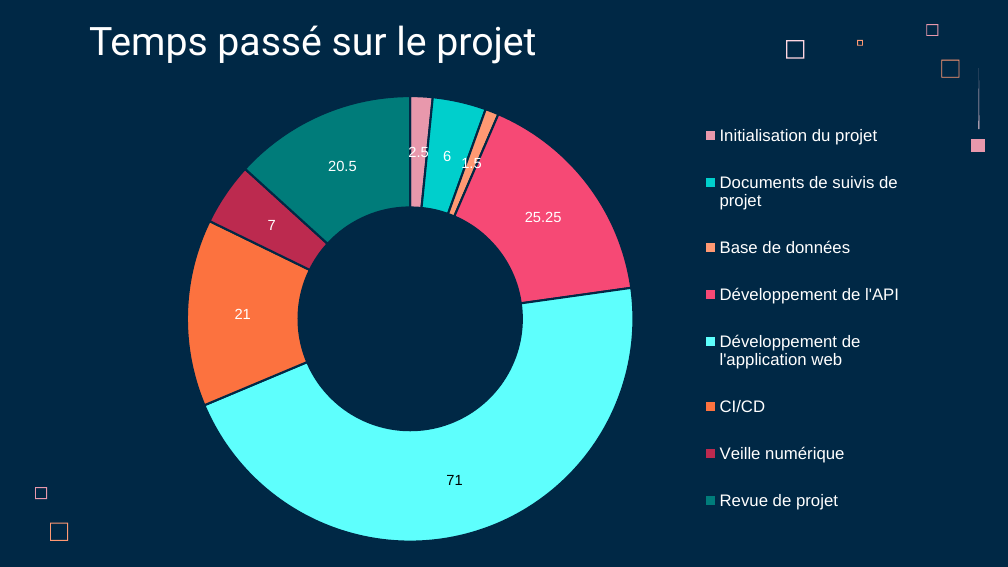
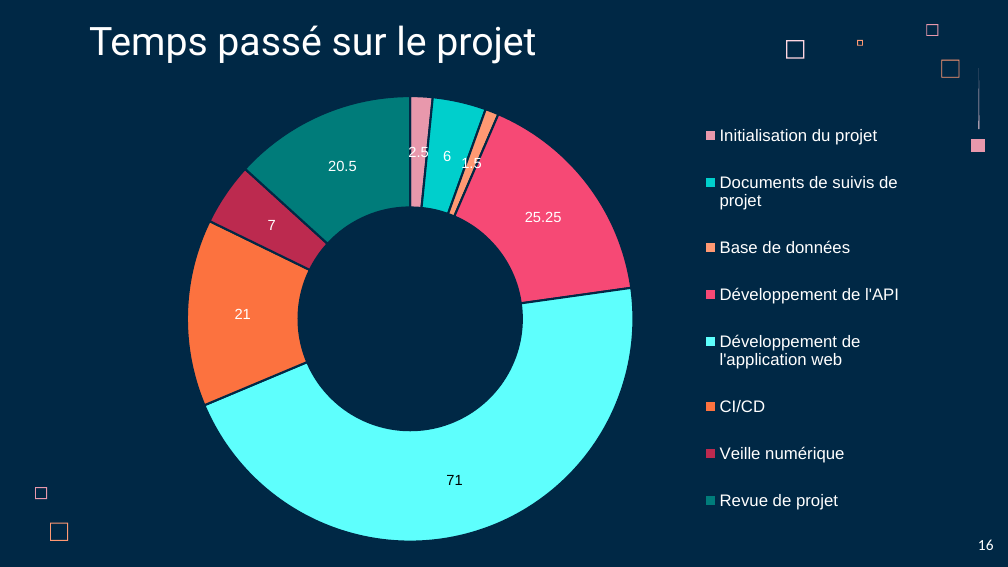
Before and after one commit to LoicSERRE/Projet-annuel-BUT3, a slide deck: slide 16 of Revue de projet/Diapo revue de projet.pptx (slide 15 before the commit). Drawn at 1008x567 pixels with LibreOffice and Linux fonts; fonts in the diff are those of the drawing. Boxes give left, top, right and bottom in pixels: in the first picture for what was removed or moved away, otherwise in the second. Text is boxed around its words. In the diff, an @@ line names an element or a change of style, - is before the commit and + after.

```diff
--- a/Revue de projet/Diapo revue de projet.pptx
+++ b/Revue de projet/Diapo revue de projet.pptx
@@ text added at bbox=[978, 539, 994, 550], 11 pt, text #FFFFFF @@
+16
```
Also in this commit, not shown: 15 other slides changed, 1 slide added.
